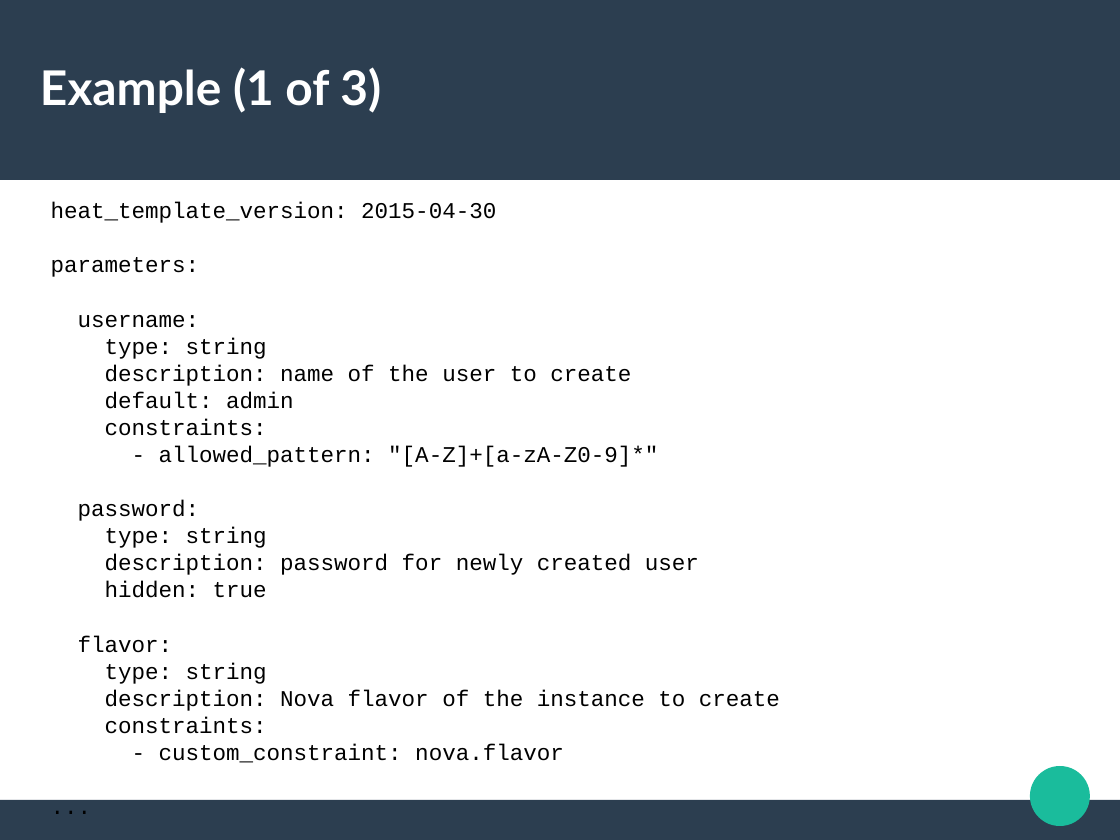
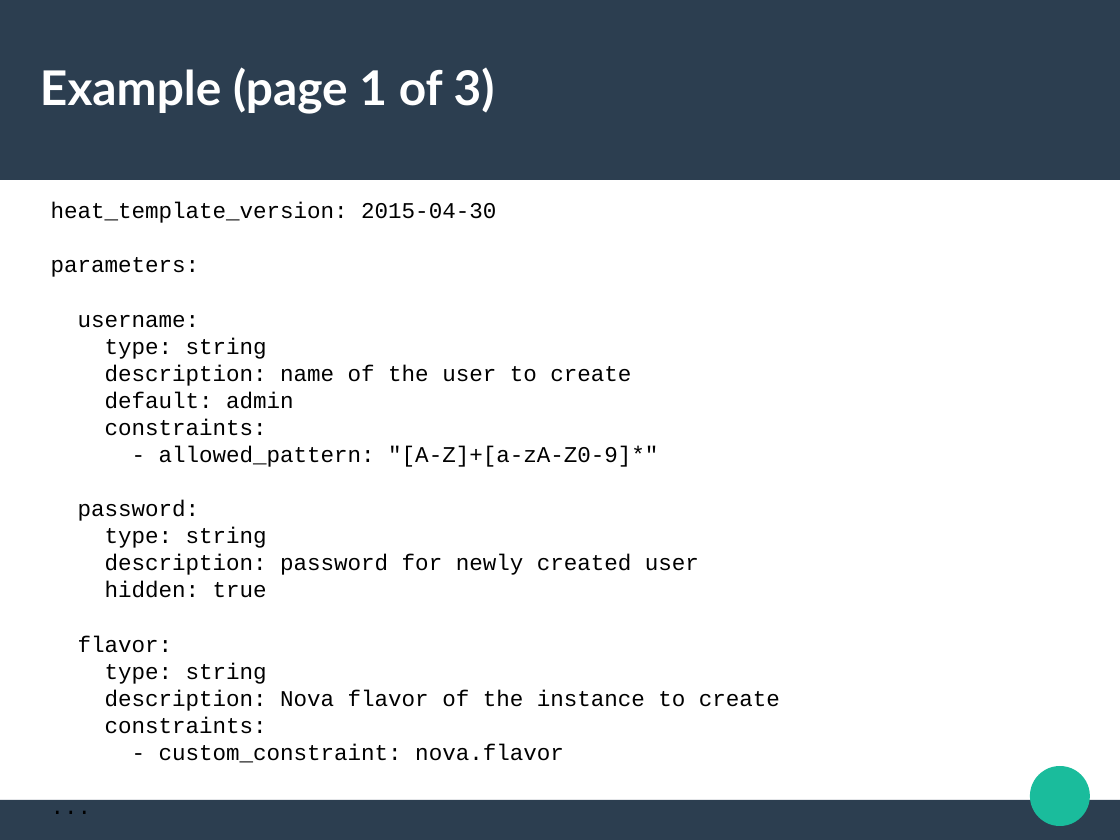
Before and after one commit to jdob/kukri, a slide deck: slide 16 of heat-templates/devconf-demo/devconf-2016.odp (slide 15 before the commit). Drawn at 1120x840 pixels with LibreOffice and Linux fonts; fonts in the diff are those of the drawing. Boxes give left, top, right and bottom in pixels: in the first picture for what was removed or moved away, otherwise in the second. Text is boxed around its words. In the diff, an @@ line names an element or a change of style, - is before the commit and + after.

```diff
--- a/heat-templates/devconf-demo/devconf-2016.odp
+++ b/heat-templates/devconf-demo/devconf-2016.odp
@@ title at [40, 67, 495, 114]: text changed @@
-Example (1 of 3)
+Example (page 1 of 3)
```
Also in this commit, not shown: 5 other slides changed, 1 slide added.
